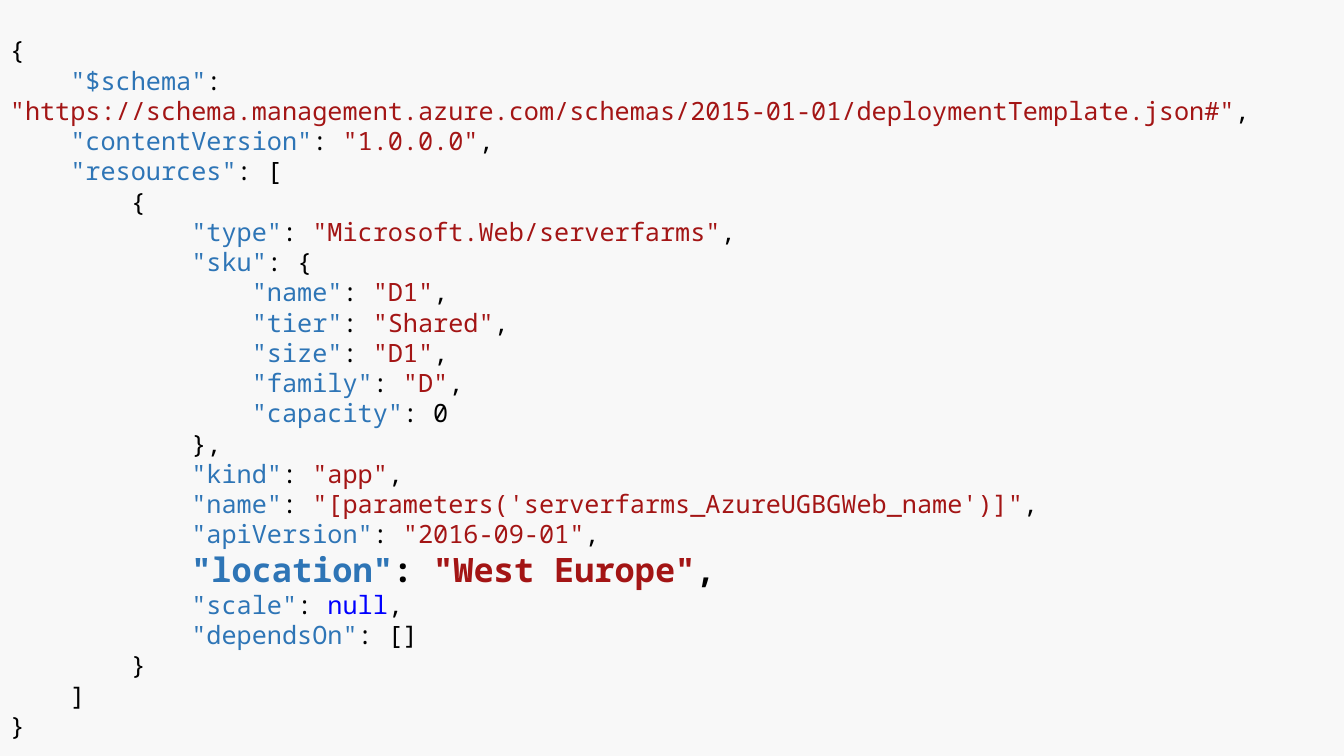
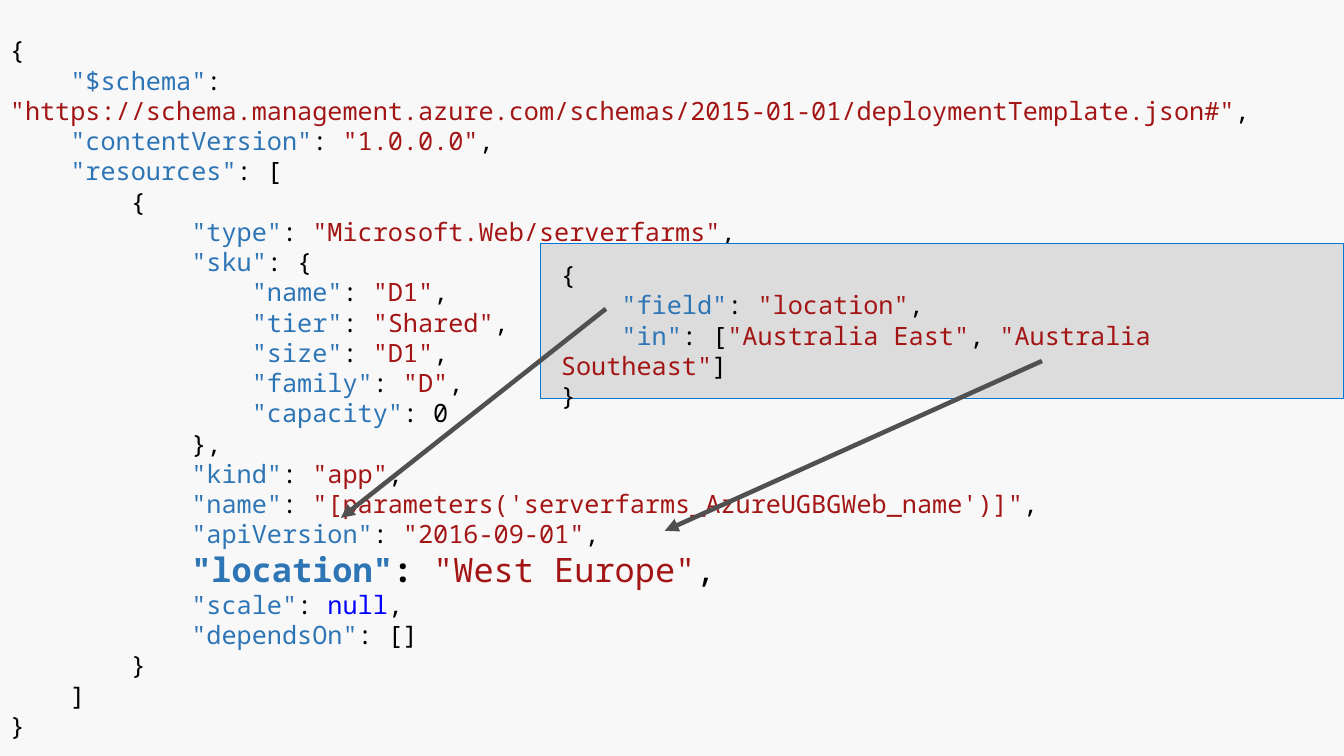
Before and after one commit to AzureUserGroupBulgaria/Meetups2017, a slide deck: slide 19 of 09-September/policies/presentation.pptx (slide 18 before the commit). Drawn at 1344x756 pixels with LibreOffice and Linux fonts; fonts in the diff are those of the drawing. Boxes give left, top, right and bottom in pixels: in the first picture for what was removed or moved away, otherwise in the second. Text is boxed around its words. In the diff, an @@ line names an element or a change of style, - is before the commit and + after.

```diff
--- a/09-September/policies/presentation.pptx
+++ b/09-September/policies/presentation.pptx
@@ rectangle added at (541,243,1344,397), fill #DCDCDC, outline #0078D7 0.75 pt, 18 pt, text #A31515 @@
+{
+"field": "location",
+"in": ["Australia East", "Australia Southeast"]
+}
@@ arrow added from (606, 309) to (341, 518), #505050 3.25 pt @@
@@ arrow added from (1043, 361) to (665, 531), #505050 3.25 pt @@
@@ text at (191,556,715,590): bold off in ""West Europe"," @@
```
Also in this commit, not shown: 4 other slides changed, 1 slide added, 1 slide removed, 3 other files.
